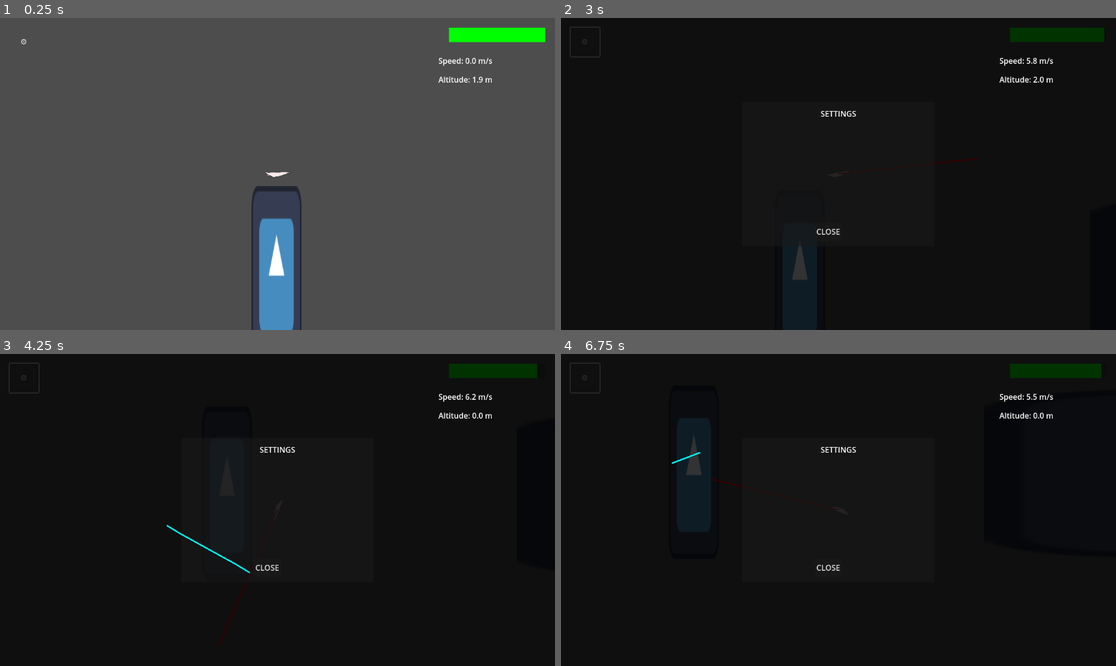
Above: before the commit, frames 1-4 (two rows, left to right).
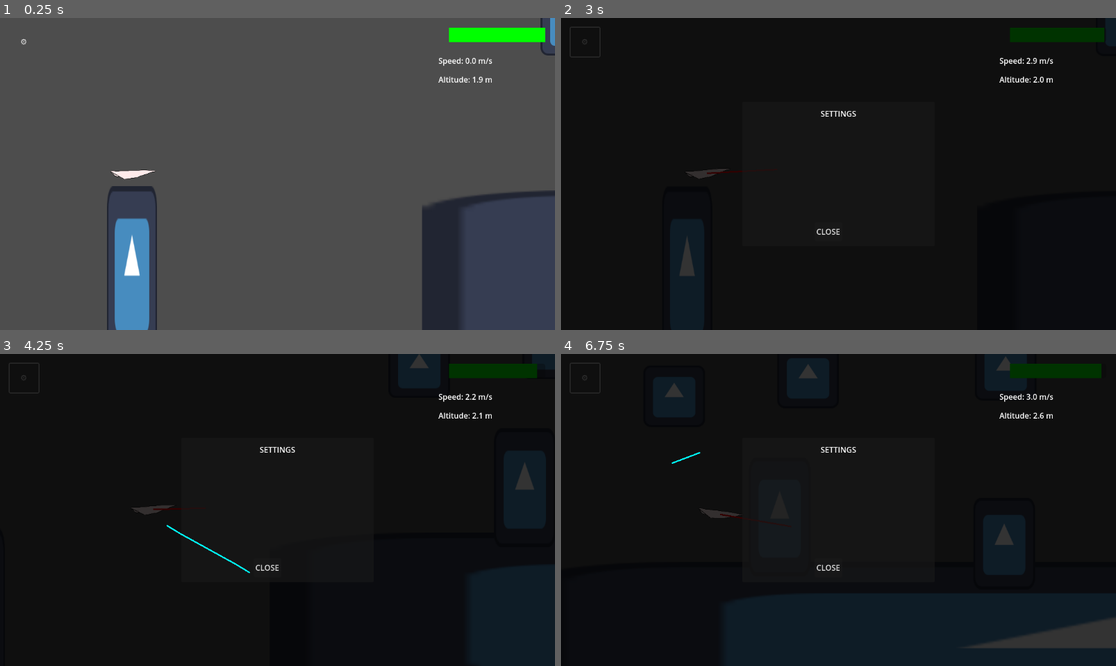
Above: after the commit, the same moments.

Repository: STUDIO-SINOKAYO/planegame
Game: Godot game, scene res://Scenes/level.tscn
Two runs of this game, one before a commit and one after it. Both use one fixed random seed, a clock stepped at 60 frames per second and the inputs below. The engine's default icon, where the game draws it, is replaced by a stand-in: a white triangle on a blue panel in a dark square.
Inputs (mouse positions are in pixels of both pictures, inside the frame that each line leads up to):
- Up to frame 1 (0.25 s): no input
- Up to frame 2 (3 s): click "⚙️" at 0.5 s; click "⚙️" at 1.25 s; click "⚙️" at 2 s; tap Enter (ui_accept) at 2.75 s; move the mouse to (960, 158) at 2.77 s; right-click (960, 158) at 2.85 s; click (960, 158) at 2.92 s
- Up to frame 3 (4.25 s): tap Enter (ui_accept) at 3.02 s; drag from (166, 525) to (249, 572) at 3.52 s
- Up to frame 4 (6.75 s): move the mouse to (894, 441) at 4.27 s; right-click (894, 441) at 4.35 s; click (894, 441) at 4.42 s; drag from (810, 572) to (672, 463) at 5.02 s; move the mouse to (1005, 556) at 5.77 s; right-click (1005, 556) at 5.85 s; click (1005, 556) at 5.92 s; tap Enter (ui_accept) at 6.02 s; drag from (672, 463) to (755, 432) at 6.52 s

The runs differ from the first frame. In frame 1, 9.4% of the frame differs, in the area x 19-100%, y 0-100%; in frame 2, 0.6%; in frame 3, 1.6%; in frame 4, 3.1%.

Commit message:
slight plane movement tweaks

Diff:
--- a/Scenes/level.tscn
+++ b/Scenes/level.tscn
@@ -21,6 +21,9 @@
 [node name="Plane" type="CharacterBody2D" parent="."]
 position = Vector2(72, 407)
 script = ExtResource("2_6phgx")
+max_speed = 300.0
+speed_deceleration = 1.0
+gravity_strength = 150.0
 
 [node name="PlaneVisual" type="Polygon2D" parent="Plane"]
 visible = false
@@ -28,10 +31,12 @@
 polygon = PackedVector2Array(15, 0, -8, 8, -5, 0, -8, -8)
 
 [node name="Camera2D" type="Camera2D" parent="Plane"]
+offset = Vector2(300, 0)
+position_smoothing_enabled = true
 
 [node name="Sprite2D" type="Sprite2D" parent="Plane"]
 position = Vector2(0.9, 1.06)
-scale = Vector2(0.11, 0.11)
+scale = Vector2(0.2, 0.2)
 texture = ExtResource("4_81xng")
 
 [node name="UI" type="CanvasLayer" parent="."]
--- a/Scripts/Plane.gd
+++ b/Scripts/Plane.gd
@@ -3,33 +3,33 @@
 
 # Movement and Physics Parameters
 @export_group("Movement")
-@export var base_speed: float = 0.0
-@export var max_speed: float = 600.0
-@export var speed_acceleration: float = 10.0
-@export var speed_deceleration: float = 2.0
-@export var boost_speed: float = 600.0
-@export var rotation_speed: float = 5.0
+@export var base_speed: float = 0.0 ## Starting speed when the game begins
+@export var max_speed: float = 600.0 ## Maximum speed the plane can reach
+@export var speed_acceleration: float = 10.0 ## How quickly the plane accelerates when pointing downward
+@export var speed_deceleration: float = 2.0 ## How quickly the plane slows down when pointing upward
+@export var boost_speed: float = 600.0 ## Speed applied when using right-click boost
+@export var rotation_speed: float = 0.5 ## How slowly the plane rotates toward its velocity
 
 @export_group("Physics")
-@export var gravity_strength: float = 300.0
-@export var gravity_damping: float = 0.98
-@export var max_upward_angle: float = 0.2
-@export var terminal_velocity: float = 500.0
+@export var gravity_strength: float = 300.0 ## How strong gravity affects the plane when pointing upward
+@export var gravity_damping: float = 0.98 ## Reduces gravity velocity over time (0.0-1.0)
+@export var max_upward_angle: float = 0.2 ## Maximum upward angle before gravity kicks in
+@export var terminal_velocity: float = 500.0 ## Maximum speed from gravity alone
 
 @export_group("Wind System")
-@export var wind_influence_radius: float = 100.0
-@export var wind_force_strength: float = 800.0
-@export var loop_speed_multiplier: float = 50.0
-@export var lift_power: float = 100.0
+@export var wind_influence_radius: float = 100.0 ## Distance from wind points where the plane is affected
+@export var wind_force_strength: float = 800.0 ## Strength of wind forces applied to the plane
+@export var loop_speed_multiplier: float = 50.0 ## Speed bonus multiplier for completing loops
+@export var lift_power: float = 100.0 ## Additional lift force from wind effects
 
 @export_group("Velocity Visualization")
-@export var show_velocity_line: bool = true
-@export var velocity_line_scale: float = 0.5
-@export var velocity_line_color: Color = Color.RED
-@export var velocity_line_width: float = 3.0
+@export var show_velocity_line: bool = true ## Whether to display the velocity direction line
+@export var velocity_line_scale: float = 0.5 ## Scale factor for the velocity visualization line
+@export var velocity_line_color: Color = Color.RED ## Color of the velocity direction line
+@export var velocity_line_width: float = 3.0 ## Width of the velocity direction line in pixels
 
 @export_group("Game Settings")
-@export var ground_level: float = 600.0
+@export var ground_level: float = 600.0 ## Y position where the ground is located (game over point)
 
 # Internal state variables
 var wind_points: Array = []
@@ -85,8 +85,25 @@
 #-------------------------------------------------------------------------------
 func apply_boost() -> void:
 	"""Apply speed boost to the plane"""
+	if not game_started:
+		return
+
+	# Get cursor position and calculate direction
+	var cursor_position: Vector2 = get_global_mouse_position()
+	var boost_direction: Vector2 = (cursor_position - global_position).normalized()
+
+	# Set velocity directly toward cursor with full boost speed
+	velocity = boost_direction * boost_speed
+
+	# Set current speed to boost speed for consistent behavior
 	current_speed = boost_speed
 	speed_changed.emit(current_speed)
+
+	# Clear gravity velocity since we're overriding it
+	gravity_velocity = Vector2.ZERO
+
+	# Immediately orient the plane toward the cursor for boost
+	rotation = boost_direction.angle()
 
 #-------------------------------------------------------------------------------
 func _physics_process(delta: float) -> void:
@@ -94,11 +111,11 @@
 		_handle_stationary_state()
 		return
 
-	_update_rotation()
+
 	_update_movement(delta)
 	_update_velocity_visualization()
+	_update_rotation()
 	_check_boundaries()
-
 	move_and_slide()
 
 #-------------------------------------------------------------------------------
@@ -109,10 +126,23 @@
 
 #-------------------------------------------------------------------------------
 func _update_rotation() -> void:
-	"""Update plane rotation to face mouse position"""
-	var direction: Vector2 = get_global_mouse_position() - global_position
-	var mouse_angle: float = direction.angle()
-	rotation = mouse_angle
+	"""Update plane rotation to gradually face velocity direction"""
+	# Only rotate if we have significant velocity
+	if velocity.length() > 10.0:
+		var target_angle: float = velocity.angle()
+		var current_angle: float = rotation
+
+		# Calculate the shortest angular distance
+		var angle_diff: float = target_angle - current_angle
+
+		# Normalize to [-PI, PI] range
+		while angle_diff > PI:
+			angle_diff -= 2 * PI
+		while angle_diff < -PI:
+			angle_diff += 2 * PI
+
+		# Gradually rotate toward the velocity direction
+		rotation += angle_diff * rotation_speed * get_physics_process_delta_time()
 
 #-------------------------------------------------------------------------------
 func _update_movement(delta: float) -> void:
